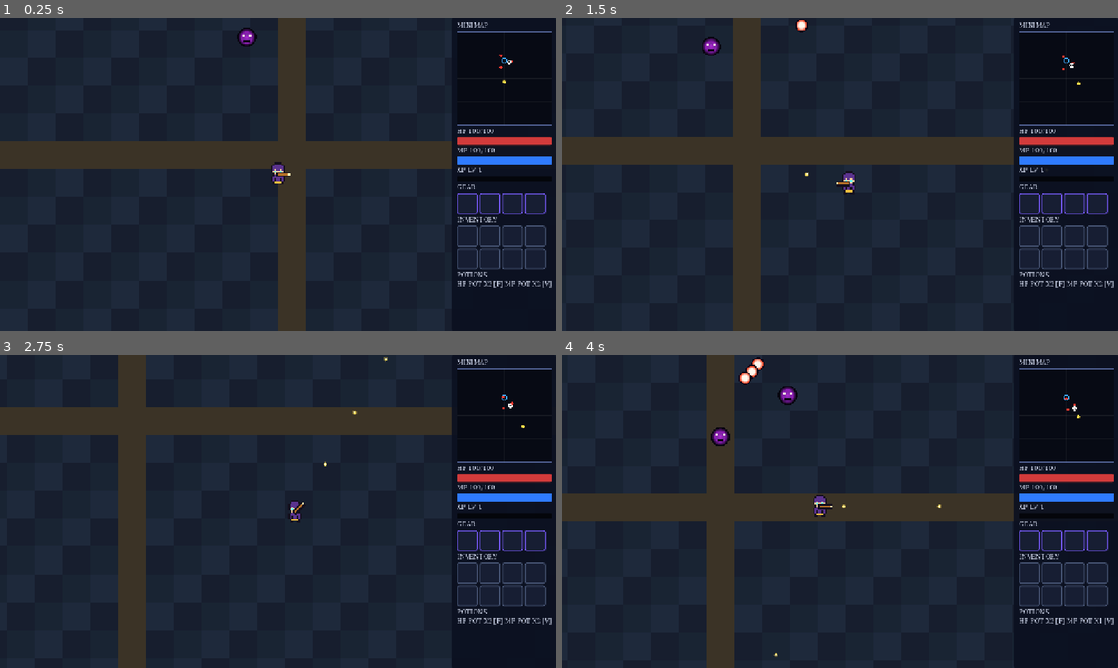
Above: before the commit, frames 1-4 (two rows, left to right).
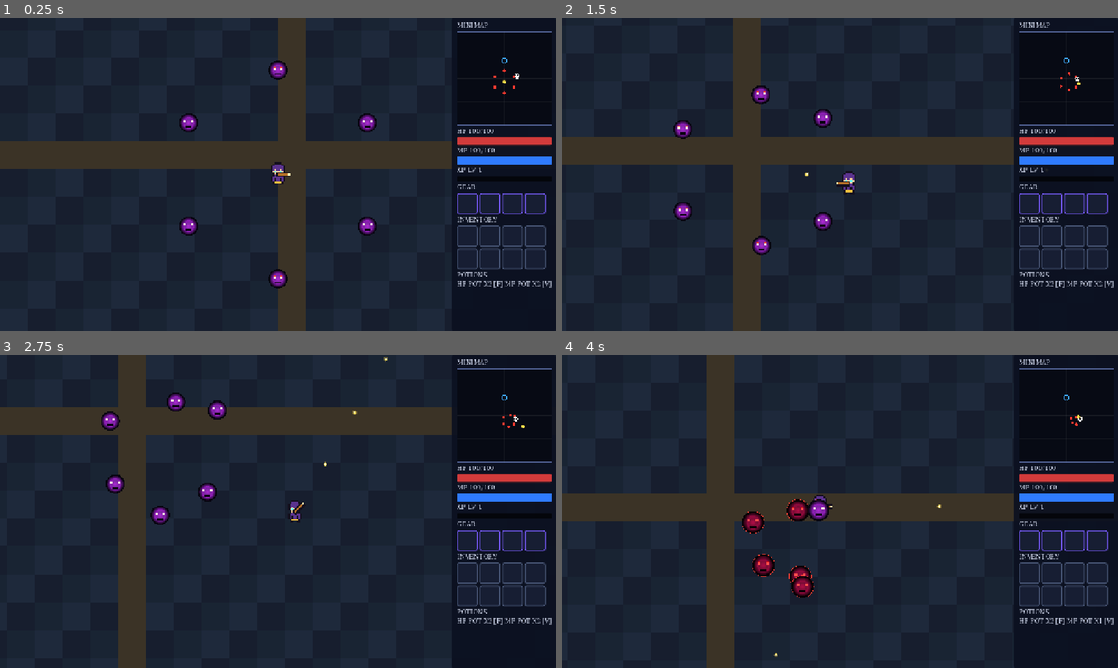
Above: after the commit, the same moments.

Repository: JaysTilted/gravebag-godot
Game: Godot game, scene res://src/main.tscn
Two runs of this game, one before a commit and one after it. Both use one fixed random seed, a clock stepped at 60 frames per second and the inputs below.
Inputs (mouse positions are in pixels of both pictures, inside the frame that each line leads up to):
- Up to frame 1 (0.25 s): no input
- Up to frame 2 (1.5 s): move the mouse to (962, 158) at 0.52 s; hold D (move_right) 0.53-1.28 s; tap Space (ability_dash) at 0.6 s; click (962, 158) at 0.67 s; move the mouse to (728, 190) at 1.27 s; hold S (move_down) from 1.28 s (still down); tap I (autofire_toggle) at 1.35 s
- Up to frame 3 (2.75 s): move the mouse to (333, 442) at 2.02 s; release S (move_down) at 2.03 s; hold D (move_right) from 2.03 s (still down); tap F (potion_hp) at 2.1 s
- Up to frame 4 (4 s): move the mouse to (812, 574) at 2.77 s; release D (move_right) at 2.78 s; hold W (move_up) 2.78-3.53 s; tap V (potion_mp) at 2.85 s; click (812, 574) at 2.92 s; move the mouse to (1006, 558) at 3.52 s; hold A (move_left) from 3.53 s (still down); tap Space (ability_dash) at 3.6 s

The runs differ from the first frame. In frame 1, 1.2% of the frame differs, in the area x 32-94%, y 3-87%; in frame 2, 1.2%; in frame 3, 1.0%; in frame 4, 1.9%, in the area x 26-94%, y 0-78%.

Commit message:
Combat-density pass: in-screen formation, leash, sub-2s fire discipline, big bright orbs, 30-bullet capture gate

Diff:
--- a/src/combat/bullet.gd
+++ b/src/combat/bullet.gd
@@ -172,17 +172,18 @@
 	return tex
 
 
-## Dense bright orb: near-black purple outline, hot orange-red band, white core.
+## Dense bright orb: near-black high-contrast outline, hot yellow-orange
+## band, big pure-white core. Reads instantly on a 1280x720 frame.
 static func _orb_pixel(p: Vector2) -> Color:
 	var d: float = p.length()
 	if d > 15.0:
 		return Color(0.0, 0.0, 0.0, 0.0)
-	if d > 12.5:
-		return Color(0.05, 0.01, 0.08, 1.0)
-	if d > 7.0:
-		var t: float = (d - 7.0) / 5.5  # 0 core-side .. 1 outline-side
-		return Color(1.0, lerpf(0.92, 0.22, t), lerpf(0.88, 0.08, t), 1.0)
-	return Color(1.0, 0.97, 0.93, 1.0)
+	if d > 13.0:
+		return Color(0.02, 0.0, 0.05, 1.0)
+	if d > 9.5:
+		var t: float = (d - 9.5) / 3.5  # 0 core-side .. 1 outline-side
+		return Color(1.0, lerpf(1.0, 0.25, t), lerpf(0.95, 0.1, t), 1.0)
+	return Color(1.0, 1.0, 1.0, 1.0)
 
 
 ## Thin cyan needle, drawn pointing up: dark outline, cyan body, white core.
--- a/src/combat/bullet_pool.gd
+++ b/src/combat/bullet_pool.gd
@@ -16,9 +16,10 @@
 ## Bullet script, preloaded so this file parses standalone (no class cache).
 const Bullet := preload("res://src/combat/bullet.gd")
 
-## How many bullets to pre-allocate. A 10-ring enemy at ~1 volley/sec with
-## ~2s flight time needs ~20; 256 covers several enemies plus the player.
-@export var pool_size := 256
+## How many bullets to pre-allocate. Combat-density pass: 6 enemies firing
+## ~14-shot volleys every ~1.7s with ~2.5s flight time keep 100+ live;
+## 512 covers the formation plus warden/minions without drops.
+@export var pool_size := 512
 
 ## Shots dropped because every bullet was flying. Diagnostic only.
 var dropped_shots := 0
@@ -41,7 +42,7 @@
 	direction: Vector2,
 	speed: float = 260.0,
 	team: int = 1,
-	radius: float = 8.0,
+	radius: float = 13.0,
 	curve: float = 0.0,
 	damage: float = 8.0
 ) -> Bullet:
@@ -62,7 +63,7 @@
 	speed: float,
 	damage: float,
 	team: int = 1,
-	radius: float = 8.0,
+	radius: float = 13.0,
 	curve: float = 0.0
 ) -> int:
 	var launched := 0
--- a/src/combat/enemy.gd
+++ b/src/combat/enemy.gd
@@ -52,26 +52,34 @@
 const TELEGRAPH_COLOR := Color(1.0, 0.25, 0.2, 0.85)
 
 @export var max_hp := 30.0
-@export var move_speed := 60.0
+@export var move_speed := 150.0
 ## Drift toward the target until this close, then hold (firing) position.
-@export var preferred_range := 220.0
+@export var preferred_range := 240.0
+## Leash: beyond this distance from the target, chase back even while
+## winding up so the formation never drifts off-camera.
+@export var leash_range := 520.0
+@export var leash_speed_mult := 2.0
 @export var pattern_kind: PatternKind = PatternKind.RING
-@export var ring_count := 10
-@export var spiral_arm_count := 3
+@export var ring_count := 14
+@export var spiral_arm_count := 5
 ## Radians the spiral (and ring offset) rotates forward per volley.
 @export var spiral_step := 0.6
-@export var burst_count := 5
+@export var burst_count := 7
 @export var burst_spread := 0.5
-@export var bullet_speed := 260.0
+@export var bullet_speed := 240.0
 @export var bullet_damage := 8.0
-@export var bullet_radius := 8.0
+## Drawn radius for enemy orbs (materialized via the pool default). Big and
+## bright so a 1280x720 frame reads instantly.
+@export var bullet_radius := 13.0
 @export var bullet_curve := 0.0
-@export var windup_time := 0.6
-@export var cooldown_time := 1.6
+## Muzzle telegraph floor is 0.4s (RotMG fairness); windup + cooldown stays
+## under ~2s so every live enemy fires at least every ~2s.
+@export var windup_time := 0.5
+@export var cooldown_time := 1.15
 ## Seconds a corpse waits before reforming at full hp. <= 0 disables respawn.
 @export var respawn_delay := 3.0
 ## Delay before the first telegraph after spawn/reform.
-@export var initial_delay := 0.5
+@export var initial_delay := 0.35
 
 ## Current hp. Use take_damage()/reform(), never set directly.
 var hp: float
@@ -184,13 +192,20 @@
 
 
 ## Drift toward the target until in range; hold still while telegraphing.
+## Leash override: beyond leash_range, chase back at leash speed even while
+## winding up so enemies hold formation around the player on-screen.
 func _drift(_delta: float) -> void:
 	var dir := Vector2.ZERO
-	if _state != State.WINDUP and target != null and is_instance_valid(target):
+	var speed := move_speed
+	if target != null and is_instance_valid(target):
 		var to_target: Vector2 = target.global_position - global_position
-		if to_target.length() > preferred_range:
+		var dist := to_target.length()
+		if dist > leash_range:
 			dir = to_target.normalized()
-	velocity = dir * move_speed
+			speed = move_speed * leash_speed_mult
+		elif _state != State.WINDUP and dist > preferred_range:
+			dir = to_target.normalized()
+	velocity = dir * speed
 	move_and_slide()
 
 
--- a/src/combat/selftest.gd
+++ b/src/combat/selftest.gd
@@ -46,11 +46,29 @@
 	_test_bullet_flight()
 	_test_pool_reuse()
 	_test_enemy_cycle()
+	_test_density_tuning()
 	if _failures == 0:
 		print("SELFTEST PASS")
 	else:
 		printerr("SELFTEST FAILURES: %d" % _failures)
 	quit(_failures)
+
+
+func _test_density_tuning() -> void:
+	# Combat-density pass: every live enemy fires at least every ~2s with a
+	# fair >= 0.4s telegraph, orbs are big and bright, the pool holds the
+	# formation without drops, and the leash keeps foes on-screen.
+	var foe: Enemy = Enemy.new()
+	_check(foe.windup_time >= 0.4, "telegraph >= 0.4s stays dodgeable")
+	_check(foe.windup_time + foe.cooldown_time <= 2.05, "fire cycle <= ~2s per enemy")
+	_check(foe.bullet_radius >= 12.0, "enemy orbs big and bright")
+	_check(foe.ring_count >= 12, "ring volleys stay dense")
+	_check(foe.move_speed >= 120.0, "enemies keep up with the player")
+	_check(foe.leash_range > foe.preferred_range, "leash holds formation on-screen")
+	foe.free()
+	var pool: Pool = Pool.new()
+	_check(pool.pool_size >= 400, "pool holds the formation without drops")
+	pool.free()
 
 
 func _test_radial_ring() -> void:
--- a/src/game/dive.gd
+++ b/src/game/dive.gd
@@ -55,7 +55,16 @@
 const PLAYER_SPAWN := Vector2(1024.0, 1100.0)
 const PORTAL_POS := Vector2(1024.0, 640.0)
 const NEXUS_POS := Vector2(1024.0, 1800.0)
-const ENEMY_COUNT := 3
+const ENEMY_COUNT := 6
+## Combat-density pass: formation ring around the player (in-screen spawn +
+## leash so foes never wander off-camera) and the capture-frame bullet floor.
+## RotMG fairness holds: muzzle telegraphs stay >= 0.4s via enemy windup.
+const FORMATION_RADIUS := 260.0
+const LEASH_RANGE := 520.0
+const COMBAT_BULLETS_MIN := 30
+const ENEMY_POOL_SIZE := 512
+const ENEMY_BULLET_RADIUS := 13.0
+const ENEMY_RESPAWN_SEC := 1.5
 const PICKUP_RADIUS := 48.0
 const PLAYER_SHOT_DAMAGE := 14.0
 const PLAYER_SHOT_HIT_RADIUS := 30.0
@@ -140,6 +149,9 @@
 var _frame_done := {"spawn": false, "combat": false, "bag": false, "pickup": false, "hud": false, "grave": false}
 var _forced_death_done: bool = false
 var _last_level: int = 1
+## Live enemy bullets counted at the combat capture frame. The soak fails
+## unless this reaches COMBAT_BULLETS_MIN.
+var _combat_bullet_count := 0
 
 
 func _ready() -> void:
@@ -164,6 +176,7 @@
 func _process(delta: float) -> void:
 	_elapsed += delta
 	_tick_respawns(delta)
+	_keep_formation(delta)
 	if _auto_test:
 		_bot_drive(delta)
 		_maybe_force_death()
@@ -224,7 +237,7 @@
 	pool = BulletPoolScript.new() as Node2D
 	pool.name = "BulletPool"
 	if pool.has_method("set"):
-		pool.set("pool_size", 256)
+		pool.set("pool_size", ENEMY_POOL_SIZE)
 	add_child(pool)
 
 
@@ -286,10 +299,12 @@
 
 
 func _spawn_initial_foes() -> void:
+	var anchor := PLAYER_SPAWN
+	if is_instance_valid(player):
+		anchor = (player as Node2D).global_position
 	for i in ENEMY_COUNT:
-		var at := PORTAL_POS + Vector2(cos(TAU * float(i) / 3.0), sin(TAU * float(i) / 3.0)) * 150.0
-		_spawn_enemy(at)
-	_spawn_warden(PORTAL_POS + Vector2(110, 20))
+		_spawn_enemy(_formation_slot(anchor, i, ENEMY_COUNT))
+	_spawn_warden(anchor + Vector2(280, -140))
 
 
 func _depth_at(pos: Vector2) -> float:
@@ -332,15 +347,29 @@
 	var dmg_mult := float(stats.get("dmg_mult", 1.0))
 	var pattern := _pick_pattern_kind(depth)
 	foe.set("pattern_kind", pattern)
+	# Combat-density pass: in-screen formation stats, ~1.65s fire cycle with
+	# >= 0.4s telegraphs, big bright orbs. Auto-test foes are tougher so the
+	# bot's aura cannot clear the screen before the combat capture frame.
 	if _auto_test:
-		foe.set("max_hp", 20.0)
+		foe.set("max_hp", 90.0)
 		foe.set("bullet_damage", 3.0)
-		foe.set("preferred_range", 60.0)
-		foe.set("move_speed", 70.0)
+		foe.set("preferred_range", 240.0)
+		foe.set("move_speed", 150.0)
 		foe.set("respawn_delay", 0.0)
 	else:
 		foe.set("max_hp", 30.0 * hp_mult)
 		foe.set("bullet_damage", 8.0 * dmg_mult)
+		foe.set("preferred_range", 240.0)
+		foe.set("move_speed", 150.0)
+	foe.set("windup_time", 0.5)
+	foe.set("cooldown_time", 1.15)
+	foe.set("initial_delay", 0.35)
+	foe.set("ring_count", 14)
+	foe.set("spiral_arm_count", 5)
+	foe.set("burst_count", 7)
+	foe.set("bullet_speed", 240.0)
+	foe.set("bullet_radius", ENEMY_BULLET_RADIUS)
+	foe.set("leash_range", LEASH_RANGE)
 	foe.position = at
 	if is_instance_valid(player):
 		foe.set("target", player)
@@ -544,7 +573,7 @@
 	# owns population, so free the corpse and schedule a fresh spawn.
 	if is_instance_valid(enemy):
 		(enemy as Node).queue_free()
-	_enemy_respawn_left = 4.0
+	_enemy_respawn_left = ENEMY_RESPAWN_SEC
 	_capture("combat-check", "")
 
 
@@ -724,6 +753,9 @@
 
 
 func _tick_respawns(delta: float) -> void:
+	var anchor: Vector2 = PORTAL_POS
+	if is_instance_valid(player):
+		anchor = (player as Node2D).global_position
 	if _enemy_respawn_left > 0.0:
 		_enemy_respawn_left -= delta
 		if _enemy_respawn_left <= 0.0:
@@ -732,8 +764,10 @@
 			for e in enemies:
 				if is_instance_valid(e):
 					live += 1
+			var n := 0
 			for i in range(live, ENEMY_COUNT):
-				_spawn_enemy(PORTAL_POS + Vector2(randf_range(-160, 160), randf_range(-120, 120)))
+				_spawn_enemy(_formation_slot(anchor, live + n, ENEMY_COUNT) + Vector2(randf_range(-40, 40), randf_range(-40, 40)))
+				n += 1
 	if _warden_respawn_left > 0.0:
 		_warden_respawn_left -= delta
 		if _warden_respawn_left <= 0.0:
@@ -744,6 +778,44 @@
 
 # ── HUD ───────────────────────────────────────────────────────────────
 
+func _formation_slot(anchor: Vector2, i: int, total: int) -> Vector2:
+	var n := maxi(total, 1)
+	var ang := TAU * float(i % n) / float(n) - PI * 0.5
+	return RealmScript.clamp_to_bounds(anchor + Vector2(cos(ang), sin(ang)) * FORMATION_RADIUS)
+
+
+## Live enemy bullets right now (team == 1 and active). The combat capture
+## asserts this reaches COMBAT_BULLETS_MIN.
+func _enemy_bullet_count() -> int:
+	if pool == null:
+		return 0
+	var n := 0
+	for b in pool.get_children():
+		if is_instance_valid(b) and bool((b as Node).get("active")) and int((b as Node).get("team")) == 1:
+			n += 1
+	return n
+
+
+## Leash: pull any foe that drifted off-camera back to its formation slot.
+## Teleports only when extremely far (respawn scatter); otherwise
+## fast-drifts so the screen stays busy without pops.
+func _keep_formation(delta: float) -> void:
+	if not is_instance_valid(player):
+		return
+	var anchor: Vector2 = (player as Node2D).global_position
+	var idx := 0
+	for foe in enemies:
+		if foe is Node2D and is_instance_valid(foe):
+			var f := foe as Node2D
+			var want := _formation_slot(anchor, idx, ENEMY_COUNT)
+			var d: float = f.global_position.distance_to(anchor)
+			if d > LEASH_RANGE * 2.0:
+				f.global_position = want
+			elif d > LEASH_RANGE:
+				f.global_position = f.global_position.move_toward(want, 420.0 * delta)
+			idx += 1
+	if is_instance_valid(warden) and (warden as Node2D).global_position.distance_to(anchor) > LEASH_RANGE * 2.5:
+		(warden as Node2D).global_position = anchor + Vector2(280, -140)
 func _world_to_map(pos: Vector2) -> Vector2:
 	return Vector2(clampf(pos.x / WORLD_SIZE, 0.0, 1.0), clampf(pos.y / WORLD_SIZE, 0.0, 1.0))
 
@@ -845,6 +917,10 @@
 func _bot_aura(delta: float) -> void:
 	if not is_instance_valid(player):
 		return
+	# Hold fire until the combat capture frame proves density: otherwise the
+	# aura clears the screen before the mid-combat pixels exist.
+	if not bool(_frame_done.get("combat", false)):
+		return
 	var ppos: Vector2 = (player as Node2D).global_position
 	var dmg := BOT_AURA_DPS * delta
 	for foe in enemies:
@@ -870,12 +946,12 @@
 	if not bool(_frame_done.get("spawn", false)) and _elapsed > 0.5:
 		_save_frame("01-title-first-spawn")
 		_frame_done["spawn"] = true
-	if not bool(_frame_done.get("combat", false)) and _elapsed > 3.0 and pool != null and int(pool.call("active_count")) >= 3:
-		_save_frame("02-mid-combat-bullets")
-		_frame_done["combat"] = true
-	if not bool(_frame_done.get("combat", false)) and _elapsed > 6.0:
-		_save_frame("02-mid-combat-bullets")
-		_frame_done["combat"] = true
+	if not bool(_frame_done.get("combat", false)) and _elapsed > 3.0:
+		var dense := _enemy_bullet_count()
+		if dense >= COMBAT_BULLETS_MIN:
+			_save_combat_frame(dense)
+		elif _elapsed > 12.0:
+			_save_combat_frame(dense)
 	if not bool(_frame_done.get("hud", false)) and _elapsed > 10.0:
 		_save_frame("05-hud-state")
 		_frame_done["hud"] = true
@@ -888,6 +964,13 @@
 		return
 	_save_frame(tag)
 	_frame_done[flag] = true
+
+
+func _save_combat_frame(dense: int) -> void:
+	_combat_bullet_count = dense
+	print("COMBAT DENSITY bullets=%d (min=%d)" % [dense, COMBAT_BULLETS_MIN])
+	_save_frame("02-mid-combat-bullets")
+	_frame_done["combat"] = true
 
 
 func _save_frame(tag: String) -> void:
@@ -925,8 +1008,7 @@
 func _finish_soak() -> void:
 	# Ensure the six playtest eyes all exist before the verdict.
 	if not bool(_frame_done.get("combat", false)):
-		_save_frame("02-mid-combat-bullets")
-		_frame_done["combat"] = true
+		_save_combat_frame(_enemy_bullet_count())
 	if not bool(_frame_done.get("bag", false)):
 		_save_frame("03-bag-drop-late")
 		_frame_done["bag"] = true
@@ -943,9 +1025,9 @@
 		_save_frame("01-title-first-spawn-late")
 		_frame_done["spawn"] = true
 	var level: int = int(ledger.get("level"))
-	var ok := kills >= 1 and pickups >= 1 and xp_granted_total > 0
+	var ok := kills >= 1 and pickups >= 1 and xp_granted_total > 0 and _combat_bullet_count >= COMBAT_BULLETS_MIN
 	var verdict := "DIVE PASS" if ok else "DIVE FAIL"
-	print("%s kills=%d bags=%d xp=%d level=%d deaths=%d time=%.1f frames=%d" % [verdict, kills, pickups, xp_granted_total, level, deaths, _elapsed, _frames_saved.size()])
+	print("%s kills=%d bags=%d xp=%d level=%d deaths=%d time=%.1f frames=%d combat_bullets=%d" % [verdict, kills, pickups, xp_granted_total, level, deaths, _elapsed, _frames_saved.size(), _combat_bullet_count])
 	for f in _frames_saved:
 		print("FRAME: ", f)
 	if ok:
